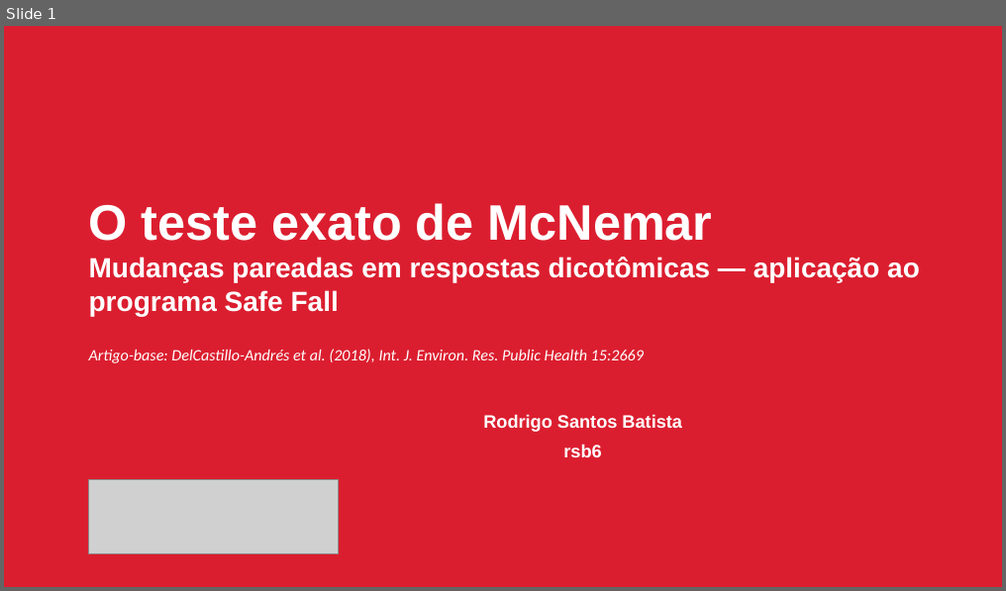
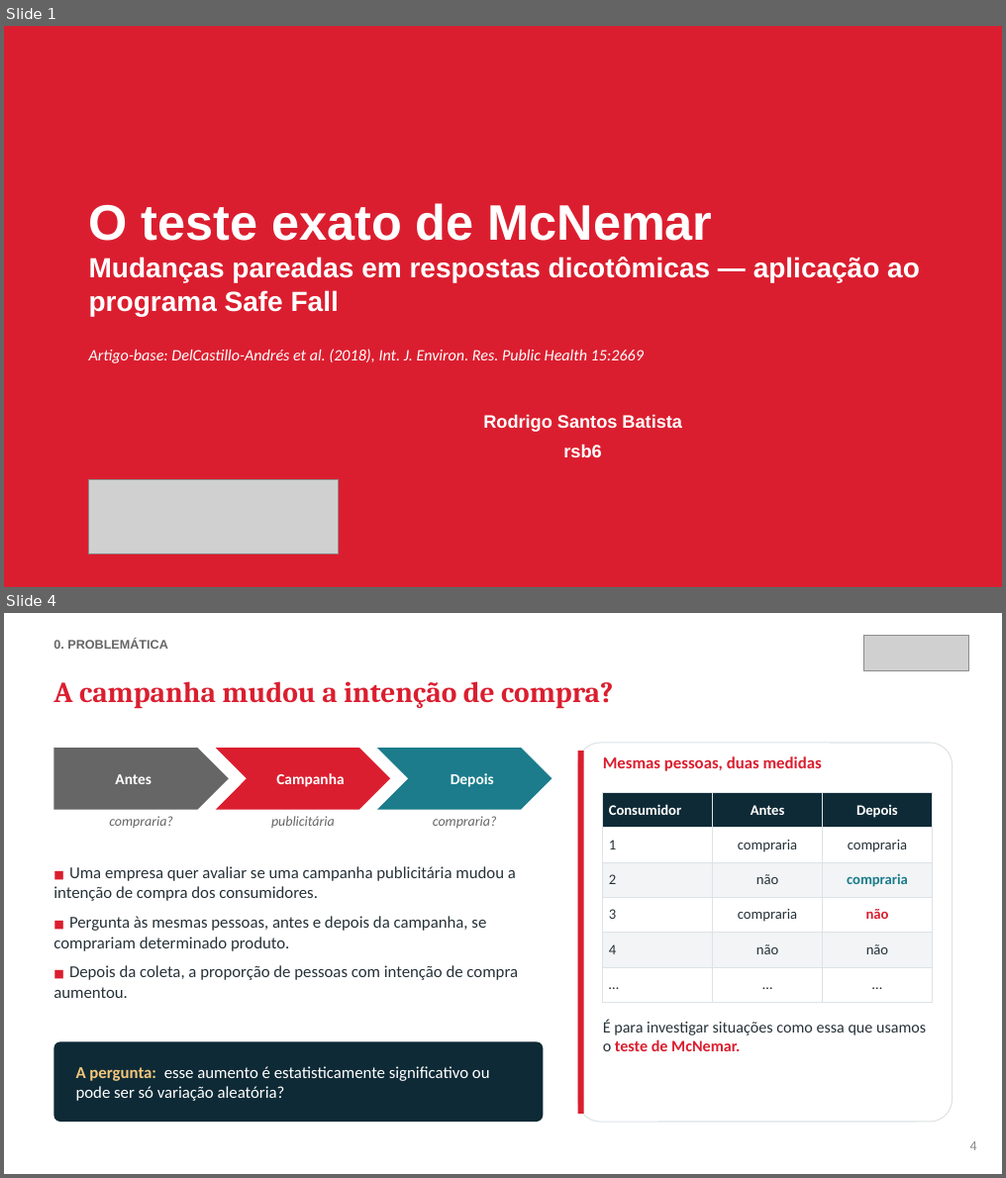
Before and after one commit to RodrigoSantosB/mcnemar-safe-fall, a slide deck: slides/apresentacao_mcnemar_safe_fall.pptx. Shown one above the other, each under a label of ours: slide 1 before the commit, slides 1 and 4 after it; the slides between them are not shown. The pictures are 1006x591 and 1006x1178 pixels, drawn with LibreOffice and Linux fonts; fonts in the diff are those of the drawing; grey boxes stand for pictures. Boxes give left, top, right and bottom in pixels: in the first picture for what was removed or moved away, otherwise in the second. Text is boxed around its words. In the diff, an @@ line names an element or a change of style, - is before the commit and + after.

```diff
--- a/slides/apresentacao_mcnemar_safe_fall.pptx
+++ b/slides/apresentacao_mcnemar_safe_fall.pptx
@@ slide 4 added at [4,613,1002,1174], background #FFFFFF @@
@@ text added at [54,639,168,649], 9 pt, text #666666, bold @@
+0. PROBLEMÁTICA
@@ picture added at [864,635,969,670] @@
@@ text added at [54,681,613,709], 21 pt, text #DB1E2F, bold @@
+A campanha mudou a intenção de compra?
@@ pentagon arrow added at [54,748,229,810], fill #666666, 11 pt, text #FFFFFF, bold @@
+Antes
@@ chevron added at [216,748,390,810], fill #DB1E2F, 11 pt, text #FFFFFF, bold @@
+Campanha
@@ chevron added at [377,748,551,810], fill #1C7C8C, 11 pt, text #FFFFFF, bold @@
+Depois
@@ rounded rectangle added at [578,743,952,1122], fill #FFFFFF, outline #DDE2E6 0.75 pt @@
@@ rectangle added at [578,751,584,1114], fill #DB1E2F @@
@@ text added at [603,757,822,771], 12 pt, text #DB1E2F, bold @@
+Mesmas pessoas, duas medidas
@@ text added at [109,816,173,828], 10 pt, text #666666, italic @@
+compraria?
@@ text added at [271,816,335,828], 10 pt, text #666666, italic @@
+publicitária
@@ text added at [433,816,497,828], 10 pt, text #666666, italic @@
+compraria?
@@ table added at [603,792,932,1002], 6 rows, 3 columns @@
+Consumidor | Antes | Depois
+1 | compraria | compraria
+2 | não | compraria
+3 | compraria | não
+4 | não | não
+… | … | …
@@ text added at [54,866,518,998], 12 pt, text #263238 @@
+■ Uma empresa quer avaliar se uma campanha publicitária mudou a intenção de compra dos consumidores.
+■ Pergunta às mesmas pessoas, antes e depois da campanha, se comprariam determinado produto.
+■ Depois da coleta, a proporção de pessoas com intenção de compra aumentou.
@@ text added at [603,1020,926,1052], 11.5 pt, text #263238 @@
+É para investigar situações como essa que usamos o teste de McNemar.
@@ rounded rectangle added at [54,1042,543,1122], fill #0E2A36 @@
@@ text added at [76,1066,490,1101], 12 pt, text #FFFFFF @@
+A pergunta: esse aumento é estatisticamente significativo ou pode ser só variação aleatória?
@@ text added at [970,1142,977,1151], 10 pt, text #888888 @@
+4
```
Also in this commit, not shown: 16 slides changed, 13 other slides added, 9 slides removed, 49 other files.
